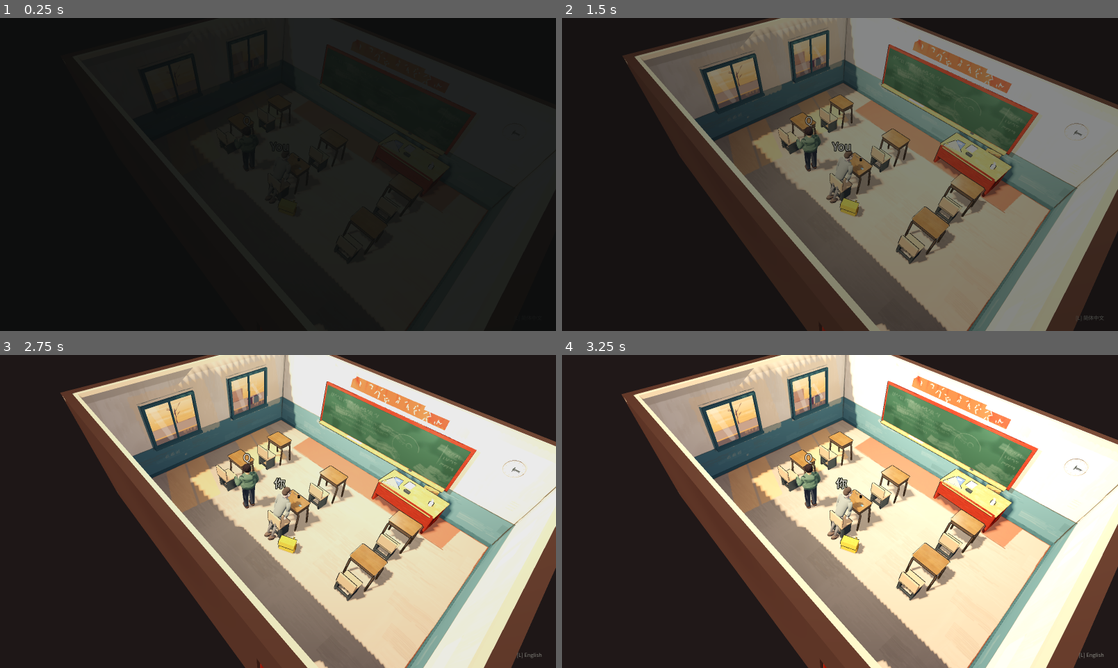
Above: before the commit, frames 1-4 (two rows, left to right).
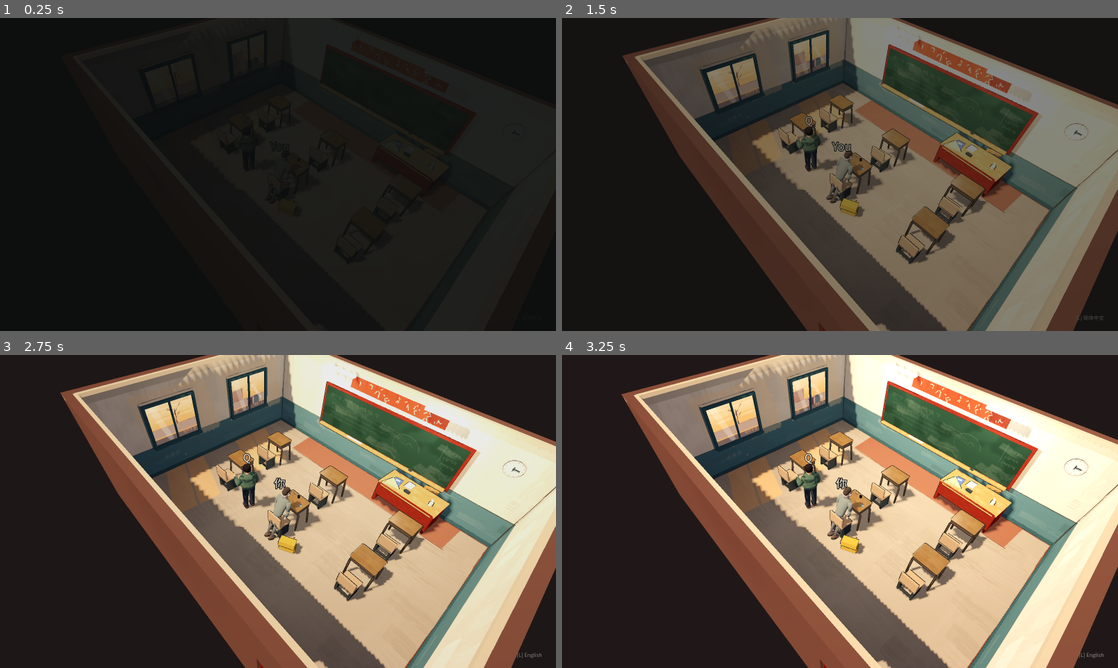
Above: after the commit, the same moments.

Repository: BrainEno/where-is-school
Game: Godot game, scene res://scenes/main/main.tscn
The game is run twice, just before and just after one commit, with the same random seed, the same clock (stepped at 60 frames per second) and the same inputs. Sound files missing from this copy of the repository are replaced by a short silence.
Inputs (mouse positions are in pixels of both pictures, inside the frame that each line leads up to):
- Up to frame 1 (0.25 s): no input
- Up to frame 2 (1.5 s): tap Enter at 0.5 s; move the mouse to (962, 158) at 0.52 s; hold D (move_right) 0.53-1.25 s; hold Space (dialogue_advance) 0.53-1.25 s; click (962, 158) at 0.67 s; drag from (728, 190) to (812, 237) at 1.27 s
- Up to frame 3 (2.75 s): move the mouse to (333, 442) at 2.02 s; hold D (move_right) from 2.03 s (still down); hold L (toggle_language) from 2.03 s (still down)
- Up to frame 4 (3.25 s): release D (move_right) at 2.75 s; release L (toggle_language) at 2.75 s; drag from (812, 574) to (673, 464) at 2.77 s

The runs differ from the first frame. In frame 2, less than 0.1% of the frame differs, in the area x 50-84%, y 7-52%; in frame 3, 59%; in frame 4, 60%, in the area x 10-100%, y 0-100%.

Commit message:
教室：根据 CI 实拍降低曝光；后墙黑板框改为单面四边形；剖面色调浅
Co-authored-by: arena-agent <297053741+arena-agent@users.noreply.github.com>

Diff:
--- a/assets/materials/classroom/wall_section.tres
+++ b/assets/materials/classroom/wall_section.tres
@@ -4,5 +4,5 @@
 resource_name = "wall_section"
 diffuse_mode = 3
 specular_mode = 2
-albedo_color = Color(0.227, 0.188, 0.180, 1)
+albedo_color = Color(0.376, 0.282, 0.259, 1)
 roughness = 1.0
--- a/scenes/environment/props/classroom_art/back_board.tscn
+++ b/scenes/environment/props/classroom_art/back_board.tscn
@@ -3,8 +3,8 @@
 [ext_resource type="Material" path="res://assets/materials/classroom/trim_teal.tres" id="1_frame"]
 [ext_resource type="Material" path="res://assets/materials/classroom/board_back.tres" id="2_board"]
 
-[sub_resource type="BoxMesh" id="BoxMesh_frame"]
-size = Vector3(3.12, 1.5, 0.03)
+[sub_resource type="QuadMesh" id="QuadMesh_frame"]
+size = Vector2(3.12, 1.5)
 
 [sub_resource type="QuadMesh" id="QuadMesh_board"]
 size = Vector2(3, 1.38)
@@ -12,12 +12,13 @@
 [node name="BackBoard" type="Node3D"]
 
 [node name="Frame" type="MeshInstance3D" parent="."]
-position = Vector3(0, 0, 0.015)
-mesh = SubResource("BoxMesh_frame")
+position = Vector3(0, 0, 0.012)
+mesh = SubResource("QuadMesh_frame")
+cast_shadow = 0
 material_override = ExtResource("1_frame")
 
 [node name="Board" type="MeshInstance3D" parent="."]
-position = Vector3(0, 0, 0.0315)
+position = Vector3(0, 0, 0.018)
 mesh = SubResource("QuadMesh_board")
 material_override = ExtResource("2_board")
 cast_shadow = 0
--- a/scenes/locations/classroom/classroom.tscn
+++ b/scenes/locations/classroom/classroom.tscn
@@ -42,10 +42,10 @@
 background_color = Color(0.129, 0.106, 0.106, 1)
 ambient_light_source = 2
 ambient_light_color = Color(0.58, 0.53, 0.6, 1)
-ambient_light_energy = 0.62
+ambient_light_energy = 0.42
 tonemap_mode = 2
 adjustment_enabled = true
-adjustment_saturation = 1.0
+adjustment_saturation = 0.94
 adjustment_contrast = 1.04
 
 [sub_resource type="BoxShape3D" id="BoxShape3D_2"]
@@ -184,7 +184,7 @@
 [node name="Sun" type="DirectionalLight3D" parent="."]
 rotation_degrees = Vector3(-56, -24, 0)
 light_color = Color(1, 0.8, 0.6, 1)
-light_energy = 0.9
+light_energy = 0.6
 shadow_enabled = true
 directional_shadow_max_distance = 40.0
 
@@ -489,7 +489,7 @@
 [node name="FittingLight0" type="OmniLight3D" parent="."]
 position = Vector3(-1.7, 2.86, -2.9)
 light_color = Color(1, 0.94, 0.86, 1)
-light_energy = 1.5
+light_energy = 0.7
 omni_range = 7.0
 shadow_enabled = false
 
@@ -501,14 +501,14 @@
 [node name="FittingLight1" type="OmniLight3D" parent="."]
 position = Vector3(1.7, 2.86, -2.9)
 light_color = Color(1, 0.94, 0.86, 1)
-light_energy = 1.5
+light_energy = 0.7
 omni_range = 7.0
 shadow_enabled = false
 
 [node name="BackFill" type="OmniLight3D" parent="."]
 position = Vector3(0, 2.9, 2.4)
 light_color = Color(0.95, 0.91, 0.86, 1)
-light_energy = 0.9
+light_energy = 0.4
 omni_range = 7.5
 shadow_enabled = false
 
